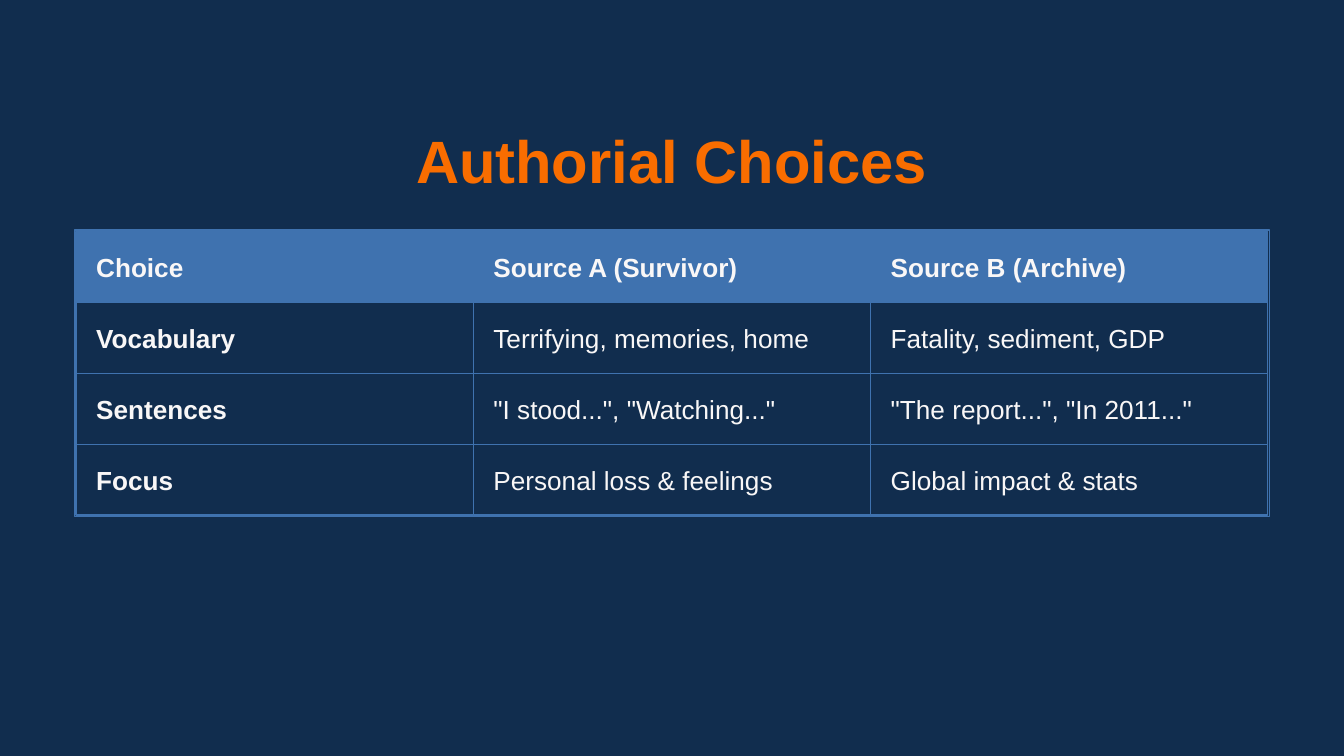
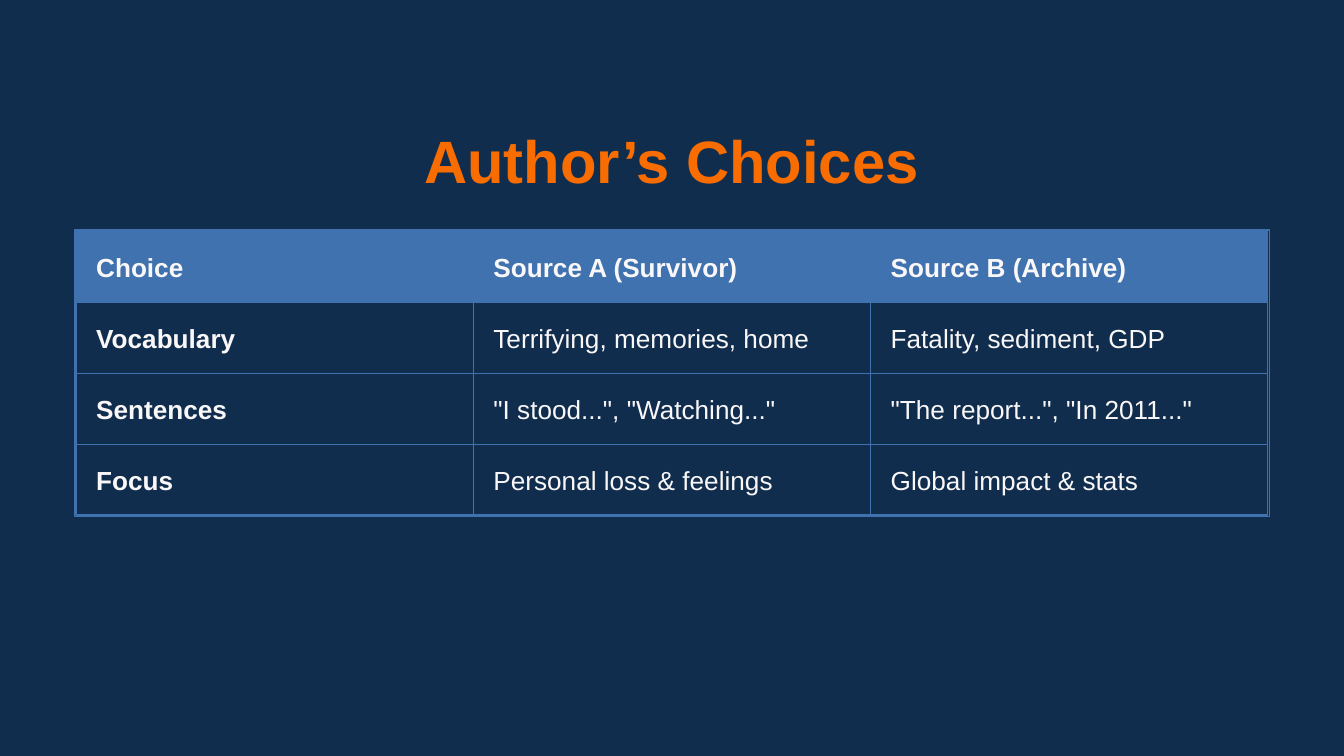
Before and after one commit to dsuth10/Joshua, a slide deck: slide 6 of Units/English/English_Unit_2/Lesson_Plans/Lesson_15/Lesson_15_Presentation.pptx. Drawn at 1344x756 pixels with LibreOffice and Linux fonts; fonts in the diff are those of the drawing. Boxes give left, top, right and bottom in pixels: in the first picture for what was removed or moved away, otherwise in the second. Text is boxed around its words. In the diff, an @@ line names an element or a change of style, - is before the commit and + after.

```diff
--- a/Units/English/English_Unit_2/Lesson_Plans/Lesson_15/Lesson_15_Presentation.pptx
+++ b/Units/English/English_Unit_2/Lesson_Plans/Lesson_15/Lesson_15_Presentation.pptx
@@ text at (x1=424, y1=139, x2=918, y2=184): text changed @@
-Authorial Choices
+Author’s Choices
```
Also in this commit, not shown: 1 other slide changed, 12 other files.
